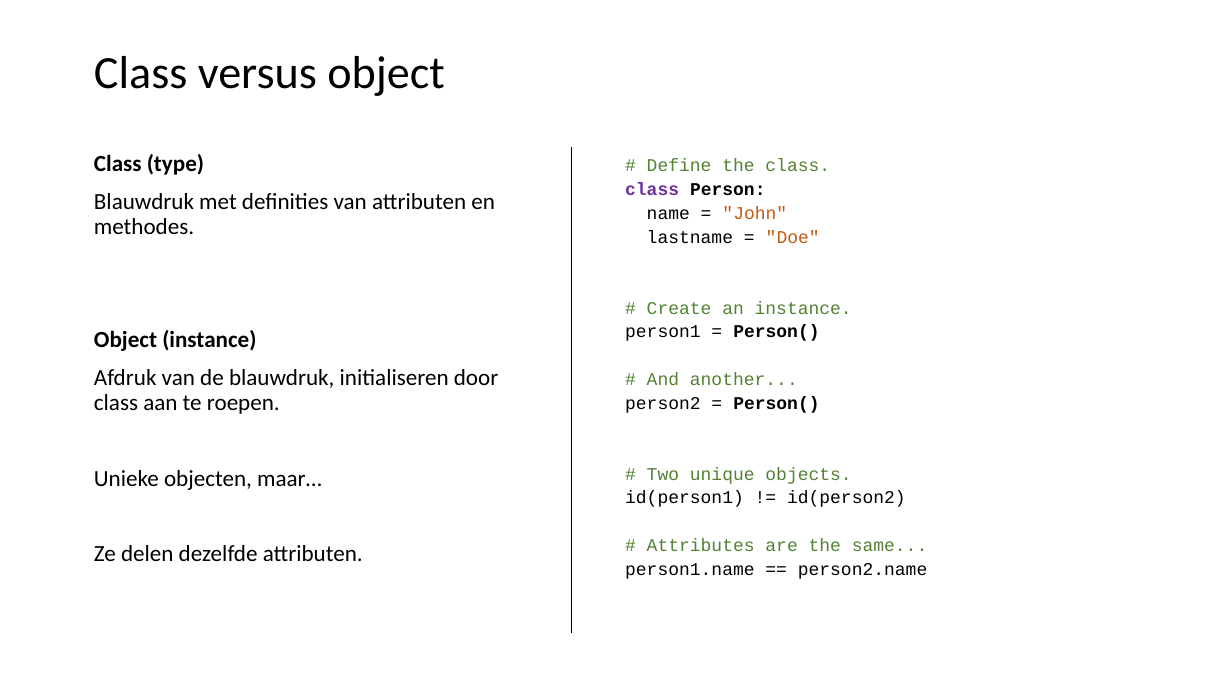
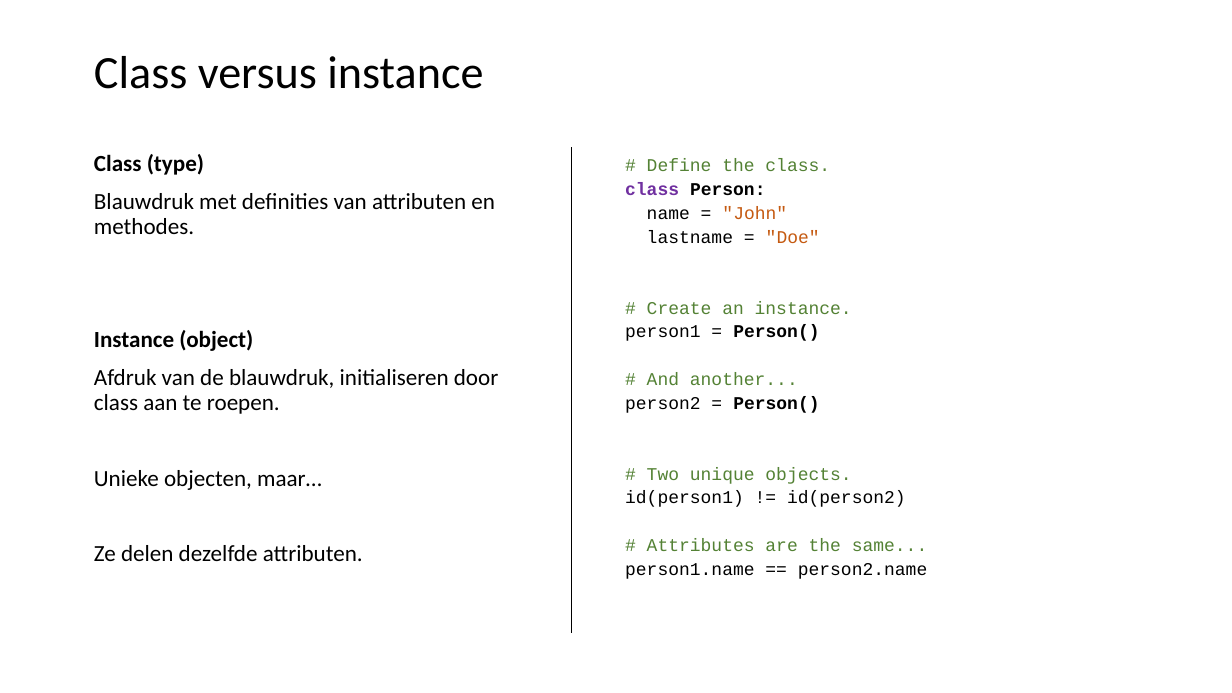
Before and after one commit to LFKoning/knowledge-sharing, a slide deck: slide 39 of python_course_4p/2_syntax_classes/2_syntax_classes.pptx. Drawn at 1232x693 pixels with LibreOffice and Linux fonts; fonts in the diff are those of the drawing. Boxes give left, top, right and bottom in pixels: in the first picture for what was removed or moved away, otherwise in the second. Text is boxed around its words. In the diff, an @@ line names an element or a change of style, - is before the commit and + after.

```diff
--- a/python_course_4p/2_syntax_classes/2_syntax_classes.pptx
+++ b/python_course_4p/2_syntax_classes/2_syntax_classes.pptx
@@ title at (94, 56, 483, 89): text changed @@
-Class versus object
+Class versus instance
@@ text at (94, 330, 253, 351): text changed @@
-Object (instance)
+Instance (object)
```
Also in this commit, not shown: 9 other slides changed, 8 other files.
